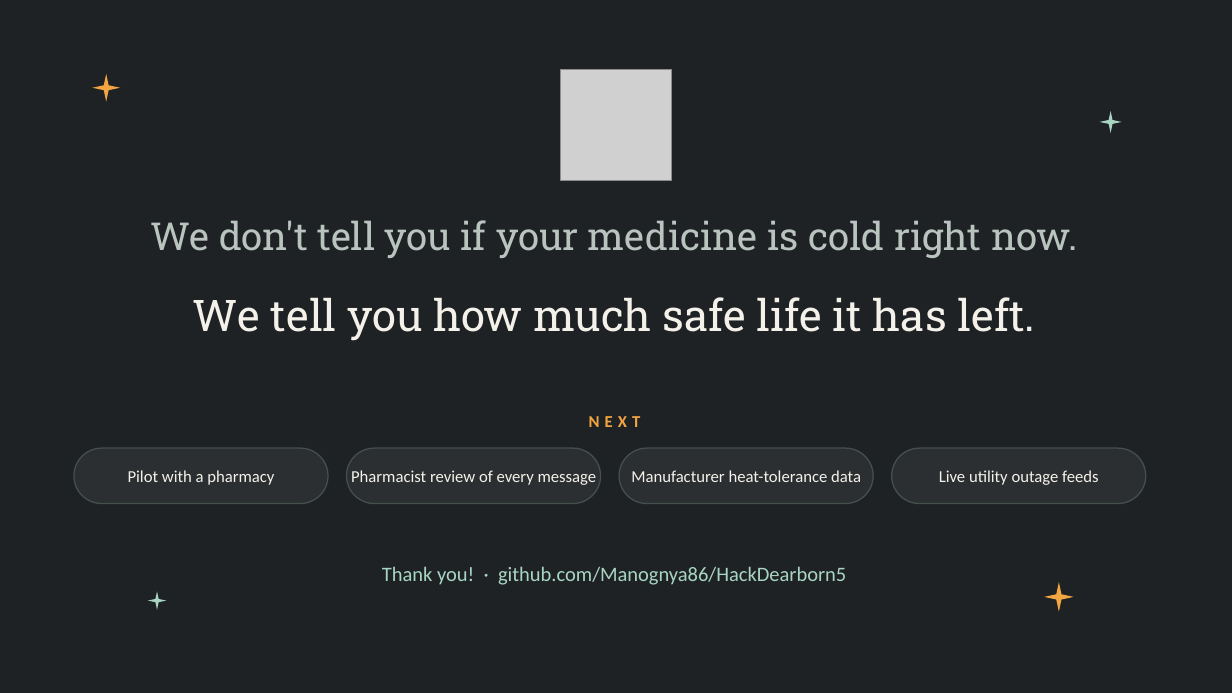
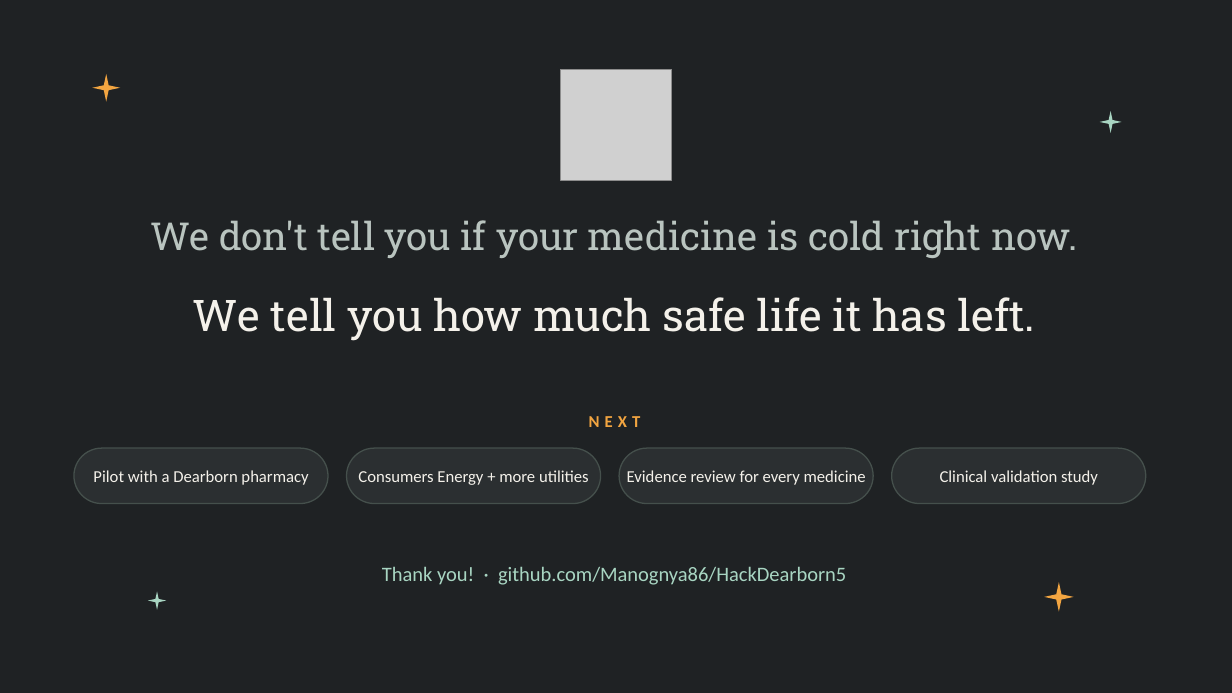
Before and after one commit to Manognya86/HackDearborn5, a slide deck: slide 22 of presentation/LIFELOG_HackDearborn5.pptx (slide 19 before the commit). Drawn at 1232x693 pixels with LibreOffice and Linux fonts; fonts in the diff are those of the drawing; grey boxes stand for pictures. Boxes give left, top, right and bottom in pixels: in the first picture for what was removed or moved away, otherwise in the second. Text is boxed around its words. In the diff, an @@ line names an element or a change of style, - is before the commit and + after.

```diff
--- a/presentation/LIFELOG_HackDearborn5.pptx
+++ b/presentation/LIFELOG_HackDearborn5.pptx
@@ text at (93, 470, 308, 485): text changed @@
-Pilot with a pharmacy
+Pilot with a Dearborn pharmacy
@@ text at (358, 470, 589, 485): text changed @@
-Pharmacist review of every message
+Consumers Energy + more utilities
@@ text at (627, 470, 866, 485): text changed @@
-Manufacturer heat-tolerance data
+Evidence review for every medicine
@@ text at (940, 470, 1098, 485): text changed @@
-Live utility outage feeds
+Clinical validation study
```
Also in this commit, not shown: 1 other slide changed, 3 slides added, 5 other files.
